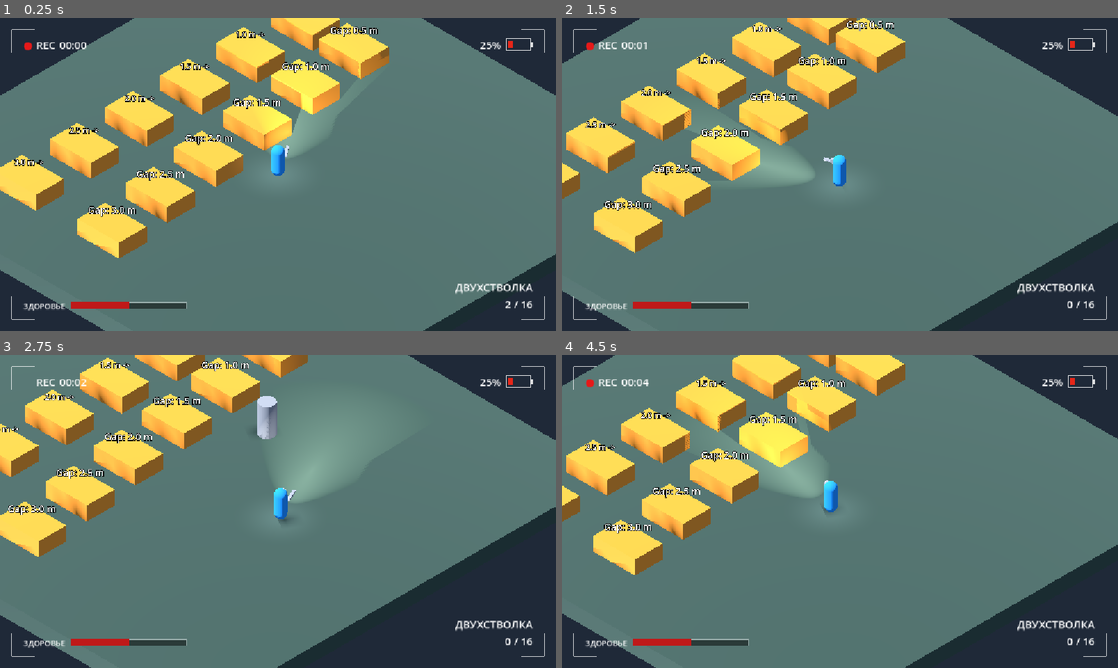
Above: before the commit, frames 1-4 (two rows, left to right).
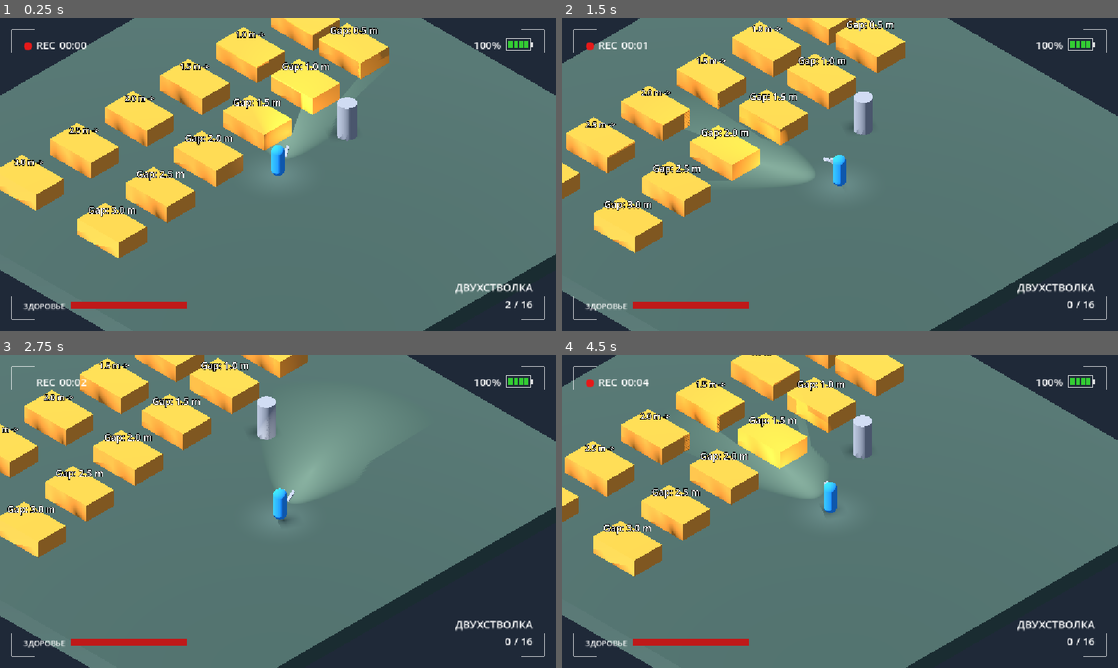
Above: after the commit, the same moments.

Repository: AnckerStudios/the-camera-game
Game: Godot game, scene res://scene/misha_v1.tscn
The game is run twice, just before and just after one commit, with the same random seed, the same clock (stepped at 60 frames per second) and the same inputs.
Inputs (mouse positions are in pixels of both pictures, inside the frame that each line leads up to):
- Up to frame 1 (0.25 s): no input
- Up to frame 2 (1.5 s): move the mouse to (962, 158) at 0.52 s; hold D (move_right) 0.53-1.28 s; hold Right mouse button (alt_fire) 0.53-1.28 s; tap Space (jump) at 0.77 s; move the mouse to (728, 190) at 1.27 s; hold S (move_backward) from 1.28 s (still down); tap Shift (dash) at 1.35 s
- Up to frame 3 (2.75 s): tap Space (jump) at 1.52 s; move the mouse to (333, 442) at 2.02 s; release S (move_backward) at 2.03 s; press the mouse at (333, 442) at 2.03 s; hold D (move_right) from 2.03 s (still down)
- Up to frame 4 (4.5 s): move the mouse to (812, 574) at 2.77 s; release D (move_right) at 2.78 s; release the mouse at (812, 574) at 2.78 s; hold W (move_forward) 2.78-3.53 s; tap Q (weapon_next) at 2.85 s; tap Space (jump) at 3.02, 3.77 s; move the mouse to (1006, 558) at 3.52 s; hold Mouse wheel up (weapon_prev) 3.53-4.28 s; hold A (move_left) from 3.53 s (still down); move the mouse to (673, 464) at 4.27 s; right-click (673, 464) at 4.35 s

The runs differ from the first frame. In frame 1, 0.8% of the frame differs, in the area x 23-95%, y 7-93%; in frame 2, 1.2%; in frame 3, 2.1%; in frame 4, 3.5%, in the area x 0-100%, y 0-100%.

Commit message:
fix flashlight visibility

Diff:
--- a/gamelogic/monster/monster.gd
+++ b/gamelogic/monster/monster.gd
@@ -12,11 +12,10 @@
 var attack_damage
 
 func _ready() -> void:
-	_update_cone_visibility()
+	add_child(ConeVisibility.new())
 	add_to_group(MONSTER_GROUP)
 
 func _physics_process(delta: float) -> void:
-	_update_cone_visibility()
 	if not is_on_floor():
 		velocity += get_gravity() * delta
 
@@ -34,16 +33,6 @@
 	velocity = velocity.move_toward(safe_velocity, 0.5)
 	move_and_slide()
 
-func _update_cone_visibility() -> void:
-	var cones := get_tree().get_nodes_in_group(&"visibility_cones")
-	# Сцены без конуса сохраняют обычное отображение мишени.
-	var inside := cones.is_empty()
-	for cone in cones:
-		if cone.contains_world_point(global_position):
-			inside = true
-			break
-	visible = inside
-
 func take_damage(amount: float, source: Node) -> void:
 	hp -= amount
 	print("%s: -%.0f от %s, осталось %.0f" % [name, amount, source.name, hp])
--- a/gamelogic/player/camera/isometric_camera.gd
+++ b/gamelogic/player/camera/isometric_camera.gd
@@ -74,7 +74,7 @@
 
 ## Задаёт интенсивность покачивания: 0 — выключено, 1 — полная амплитуда.
 ## Параметры действуют до следующего вызова; пропущенные используют значения аргументов по умолчанию.
-func set_sway_amount(amount: float = 1.0, amplitude: float = 0.075, frequency: float = 0.6, smoothing: float = 10.0) -> void:
+func set_sway_amount(amount: float = 1.0, amplitude: float = 0.0, frequency: float = 0.6, smoothing: float = 10.0) -> void:
 	_active_sway_amplitude = maxf(amplitude, 0.0)
 	_active_sway_frequency = maxf(frequency, 0.0)
 	_active_sway_smoothing = maxf(smoothing, 0.0)
--- /dev/null
+++ b/gamelogic/player/cone/cone_visibility.gd
@@ -0,0 +1,45 @@
+class_name ConeVisibility
+extends Node
+
+## Плавно проявляет и скрывает родителя в зависимости от того, видит ли его конус игрока.
+## Скрытие только визуальное: коллизия и получение урона не отключаются.
+
+## Время проявления и исчезновения, сек.
+@export var fade_in_time := 0.10
+@export var fade_out_time := 1.0
+
+var _target: Node3D
+var _meshes: Array[GeometryInstance3D] = []
+var _alpha := 1.0
+
+
+func _ready() -> void:
+	_target = get_parent()
+	for node in _target.find_children("*", "GeometryInstance3D", true, false):
+		_meshes.append(node)
+	_alpha = 1.0 if _is_seen() else 0.0
+	_apply()
+
+
+func _process(delta: float) -> void:
+	var goal := 1.0 if _is_seen() else 0.0
+	var time := fade_in_time if goal > _alpha else fade_out_time
+	_alpha = move_toward(_alpha, goal, delta / time) if time > 0.0 else goal
+	_apply()
+
+
+func _is_seen() -> bool:
+	var cones := get_tree().get_nodes_in_group(&"visibility_cones")
+	# Сцены без конуса сохраняют обычное отображение.
+	if cones.is_empty():
+		return true
+	for cone in cones:
+		if cone.contains_world_point(_target.global_position):
+			return true
+	return false
+
+
+func _apply() -> void:
+	_target.visible = _alpha > 0.0
+	for mesh in _meshes:
+		mesh.transparency = 1.0 - _alpha
--- a/gamelogic/weapon/damage_dummy.gd
+++ b/gamelogic/weapon/damage_dummy.gd
@@ -14,17 +14,4 @@
 
 ## Видимость не отключает коллизию и возможность получать урон.
 func _ready() -> void:
-	_update_cone_visibility()
-
-func _process(_delta: float) -> void:
-	_update_cone_visibility()
-
-func _update_cone_visibility() -> void:
-	var cones := get_tree().get_nodes_in_group(&"visibility_cones")
-	# Сцены без конуса сохраняют обычное отображение мишени.
-	var inside := cones.is_empty()
-	for cone in cones:
-		if cone.contains_world_point(global_position):
-			inside = true
-			break
-	visible = inside
+	add_child(ConeVisibility.new())
--- a/ui/hud/hud.gd
+++ b/ui/hud/hud.gd
@@ -12,11 +12,9 @@
 func _ready() -> void:
 	PlayerState.battery_changed.connect(set_battery)
 	set_battery(PlayerState.battery, PlayerState.BATTERY_MAX)
-	PlayerState.battery -= 75.0
 
 	PlayerState.hp_changed.connect(set_health)
 	set_health(PlayerState.hp, PlayerState.HP_MAX)
-	PlayerState.hp -= 50.0
 
 	PlayerState.weapon_changed.connect(set_weapon)
 	if PlayerState.weapon_name:
Not shown, added: gamelogic/player/cone/cone_visibility.gd.uid
